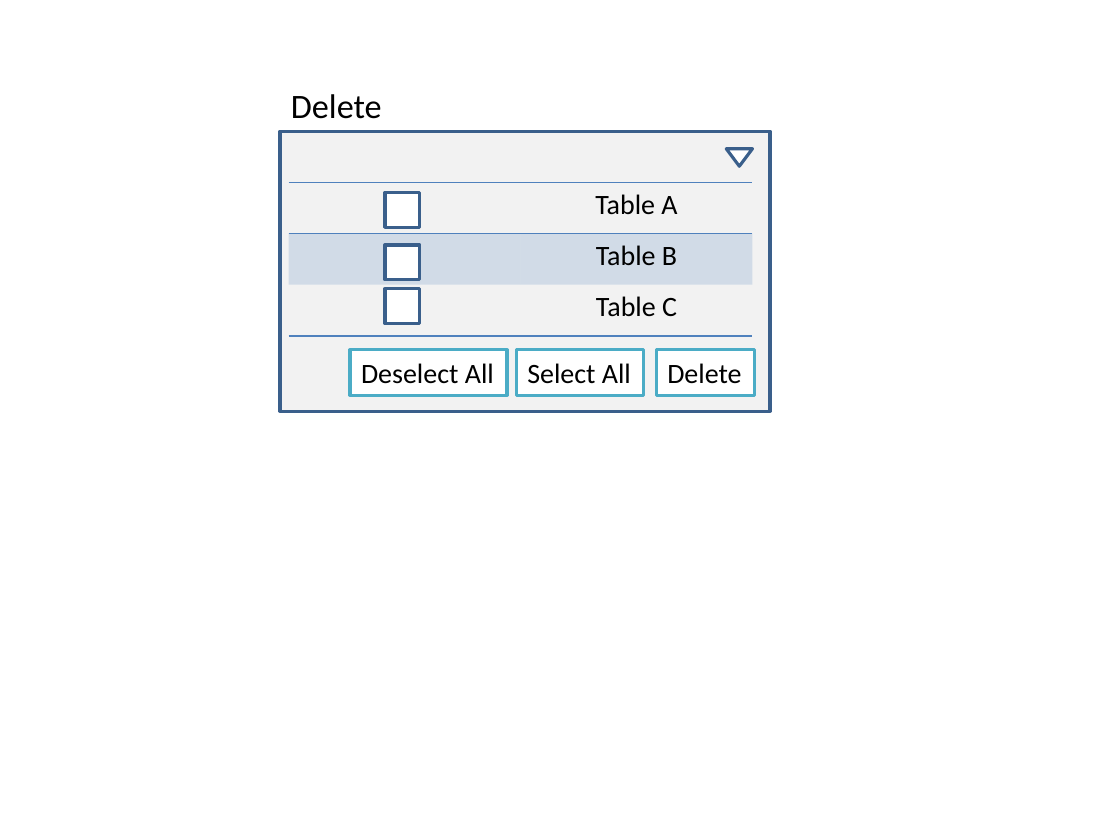
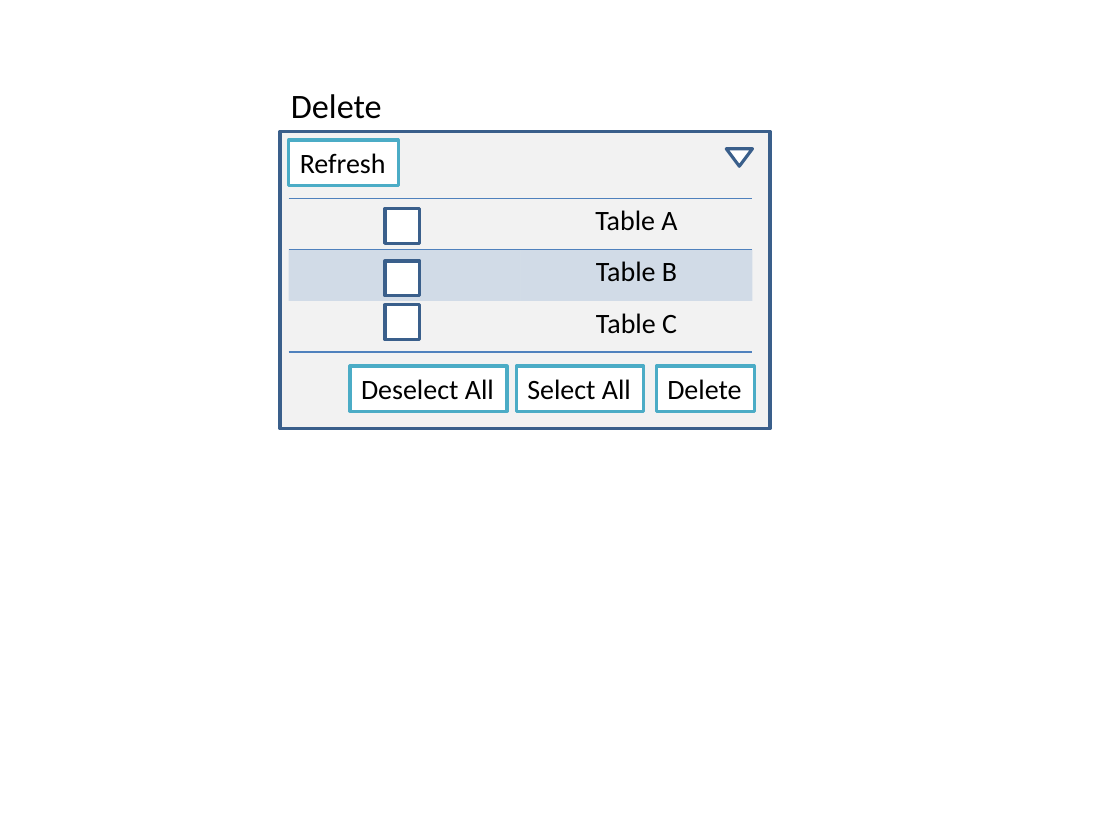
Before and after one commit to joycejoyce/DynamoDBManager, a slide deck: slide 8 of design/DynamoDB Manager.pptx. Drawn at 1120x840 pixels with LibreOffice and Linux fonts; fonts in the diff are those of the drawing. Boxes give left, top, right and bottom in pixels: in the first picture for what was removed or moved away, otherwise in the second. Text is boxed around its words. In the diff, an @@ line names an element or a change of style, - is before the commit and + after.

```diff
--- a/design/DynamoDB Manager.pptx
+++ b/design/DynamoDB Manager.pptx
@@ rectangle: place and size @@
-rectangle at box(280, 131, 771, 411)
+rectangle at box(280, 131, 771, 429)
@@ rectangle added at box(289, 140, 399, 185), fill #FFFFFF, outline #4BACC6 2 pt, 18 pt, text #000000 @@
+Refresh
@@ 6 rectangles, 1 table: place and size @@
-6 rectangles, 1 table at box(289, 183, 754, 394)
+6 rectangles, 1 table at box(289, 198, 754, 411)
```
Also in this commit, not shown: 15 other files.
